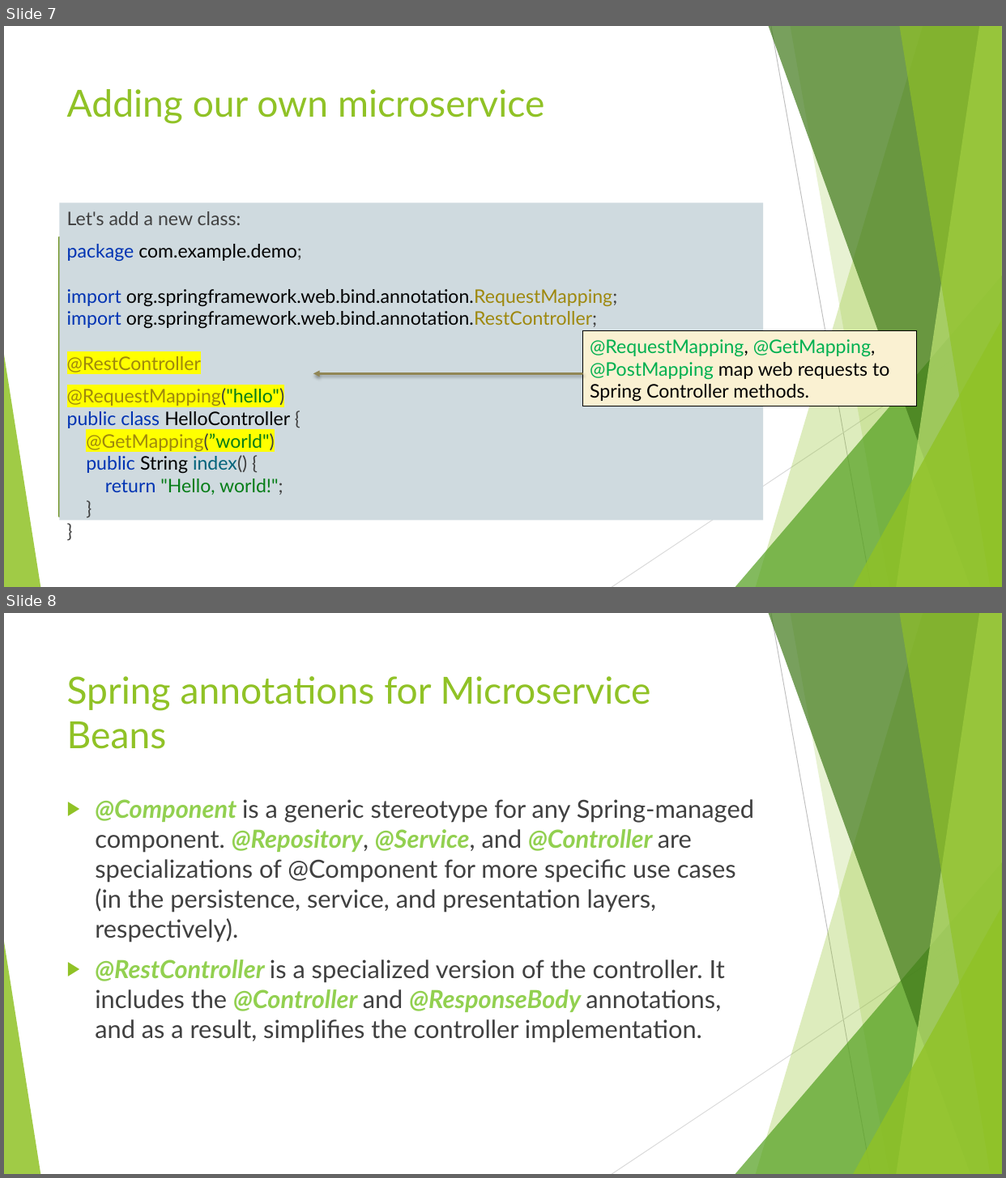
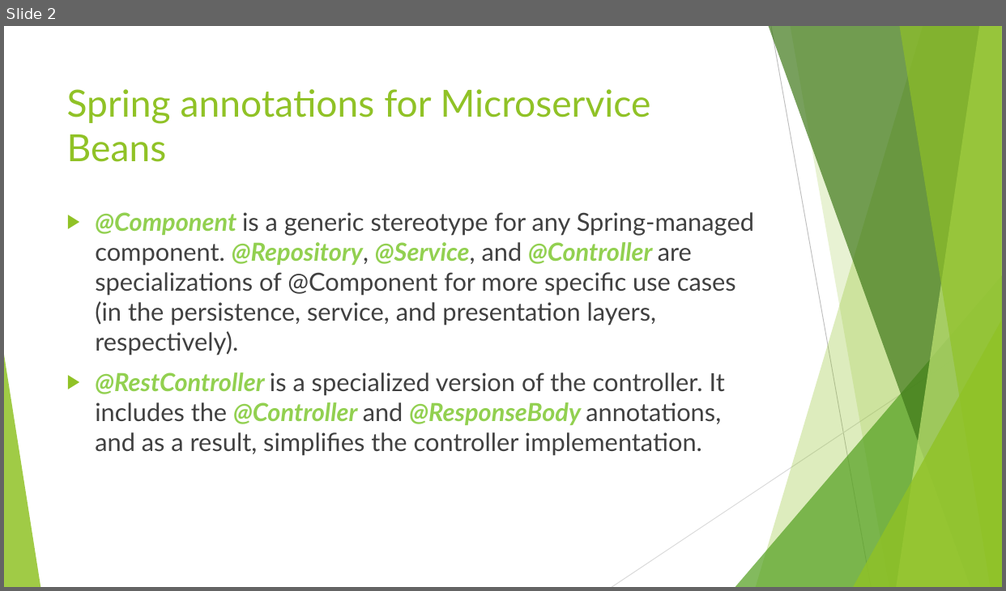
Before and after one commit to idanshal/sb-todo-app-tdp, a slide deck: course_data/presentations/practical_spring_boot_for_tdp_02.pptx. Shown one above the other, each under a label of ours: slides 7 and 8 before the commit, slide 2 after it. The pictures are 1006x1178 and 1006x591 pixels, drawn with LibreOffice and Linux fonts; fonts in the diff are those of the drawing. Boxes give left, top, right and bottom in pixels: in the first picture for what was removed or moved away, otherwise in the second. Text is boxed around its words. In the diff, an @@ line names an element or a change of style, - is before the commit and + after.

```diff
--- a/course_data/presentations/practical_spring_boot_for_tdp_02.pptx
+++ b/course_data/presentations/practical_spring_boot_for_tdp_02.pptx
@@ slide 7 removed at bbox=[4, 26, 1002, 587], background #FFFFFF; not listed: 10 template elements that a slide beside it also shows @@
@@ title removed at bbox=[67, 89, 544, 124] @@
-Adding our own microservice
@@ text removed at bbox=[59, 203, 763, 520] @@
-Let's add a new class:
-package com.example.demo;
-import org.springframework.web.bind.annotation.RequestMapping;
-import org.springframework.web.bind.annotation.RestController;
-@RestController
-@RequestMapping("hello")
-public class HelloController {
-@GetMapping(”world")
-public String index() {
-return "Hello, world!";
-}
-}
@@ rectangle removed at bbox=[59, 238, 668, 517] @@
@@ rectangle removed at bbox=[582, 331, 918, 407] @@
-@RequestMapping, @GetMapping, @PostMapping map web requests to Spring Controller methods.
@@ arrow removed from (582, 374) to (313, 374) @@
@@ what was slide 8 is now slide 2 @@
```
Also in this commit, not shown: 7 slides changed, 13 other slides removed, 2 other files.
